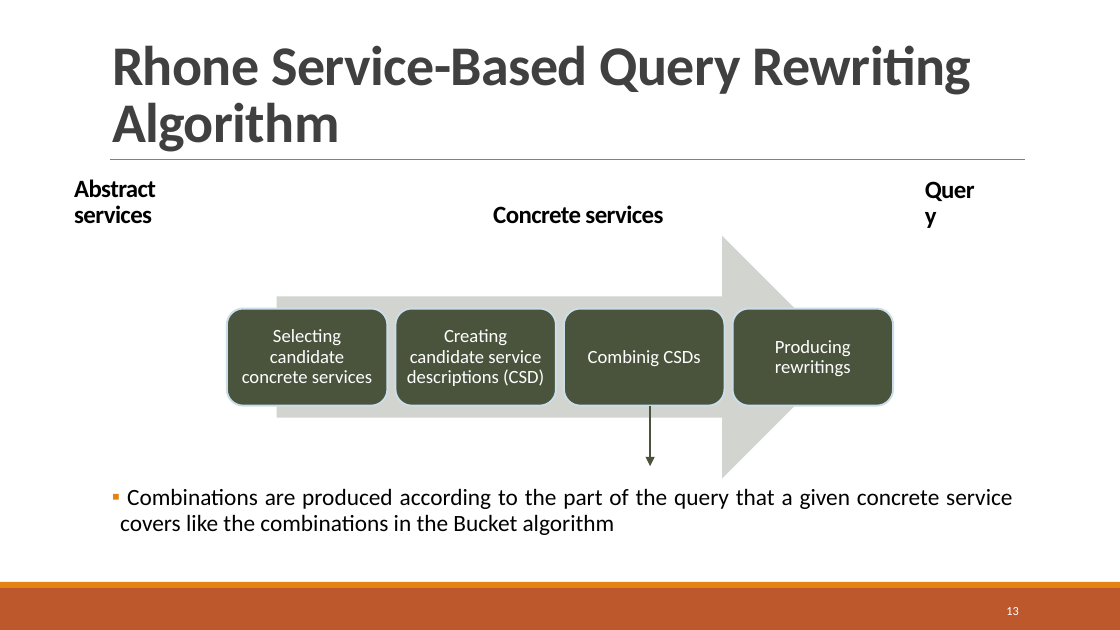
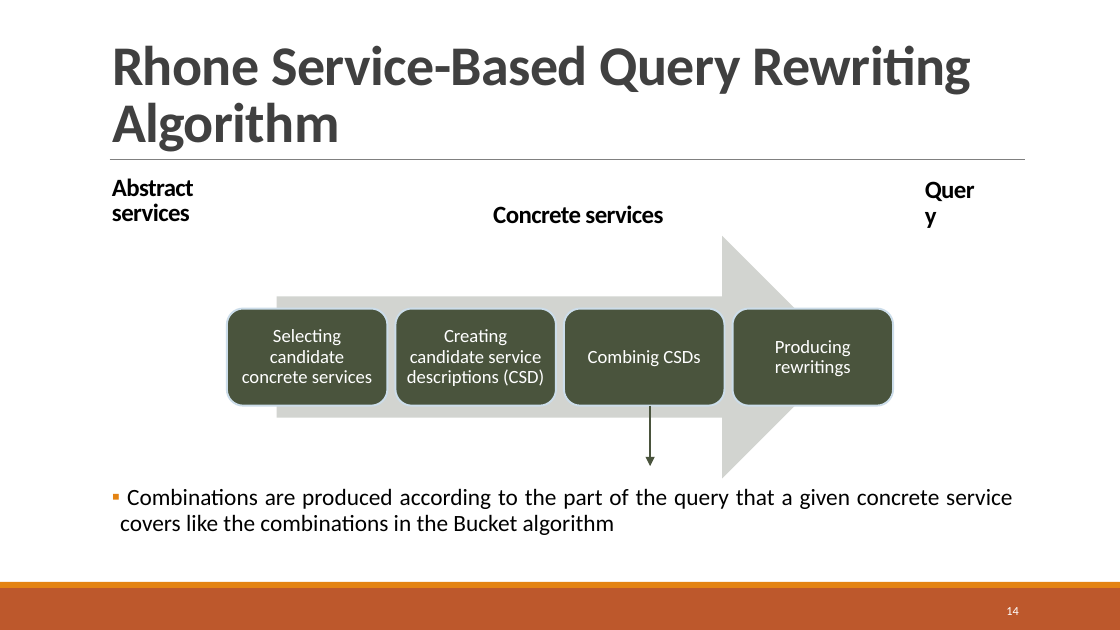
Before and after one commit to danielboni/DanielCarvalho-PhD, a slide deck: slide 14 of Presentations/ADBIS 2016/Presentation_ADBIS 2016.pptx (slide 13 before the commit). Drawn at 1120x630 pixels with LibreOffice and Linux fonts; fonts in the diff are those of the drawing. Boxes give left, top, right and bottom in pixels: in the first picture for what was removed or moved away, otherwise in the second. Text is boxed around its words. In the diff, an @@ line names an element or a change of style, - is before the commit and + after.

```diff
--- a/Presentations/ADBIS 2016/Presentation_ADBIS 2016.pptx
+++ b/Presentations/ADBIS 2016/Presentation_ADBIS 2016.pptx
@@ text "Abstract services": place and size @@
-text "Abstract services" at [74,179,156,224]
+text "Abstract services" at [112,178,194,222]
@@ page number at [1006,607,1018,615]: text changed @@
-13
+14
```
Also in this commit, not shown: 18 other slides changed, 3 slides added, 2 slides removed.
